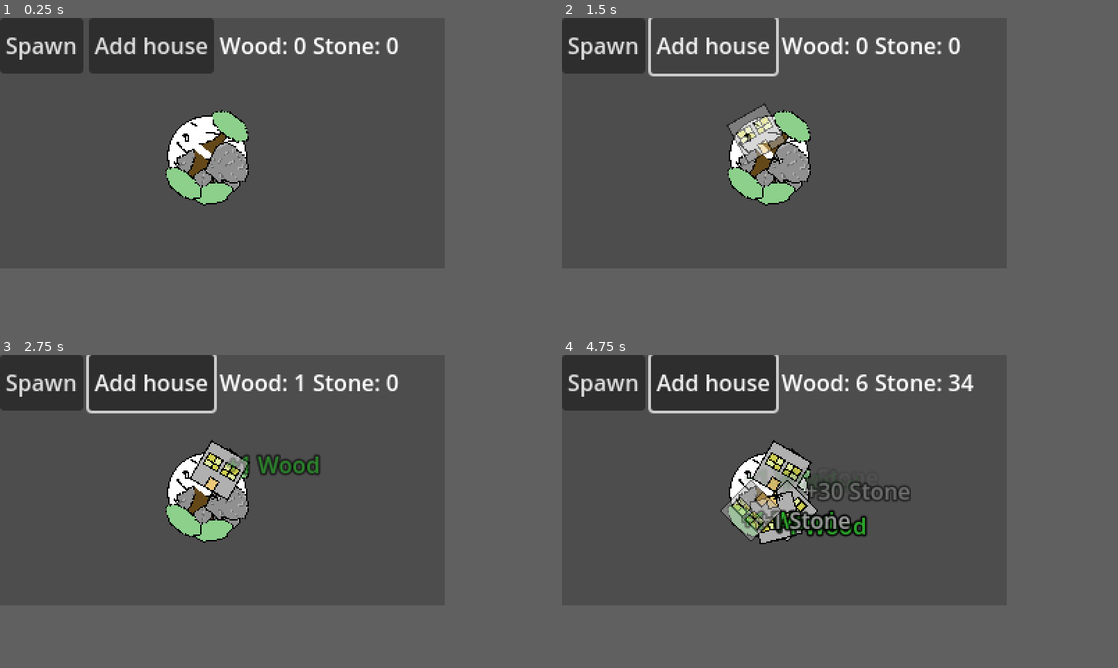
Above: before the commit, frames 1-4 (two rows, left to right).
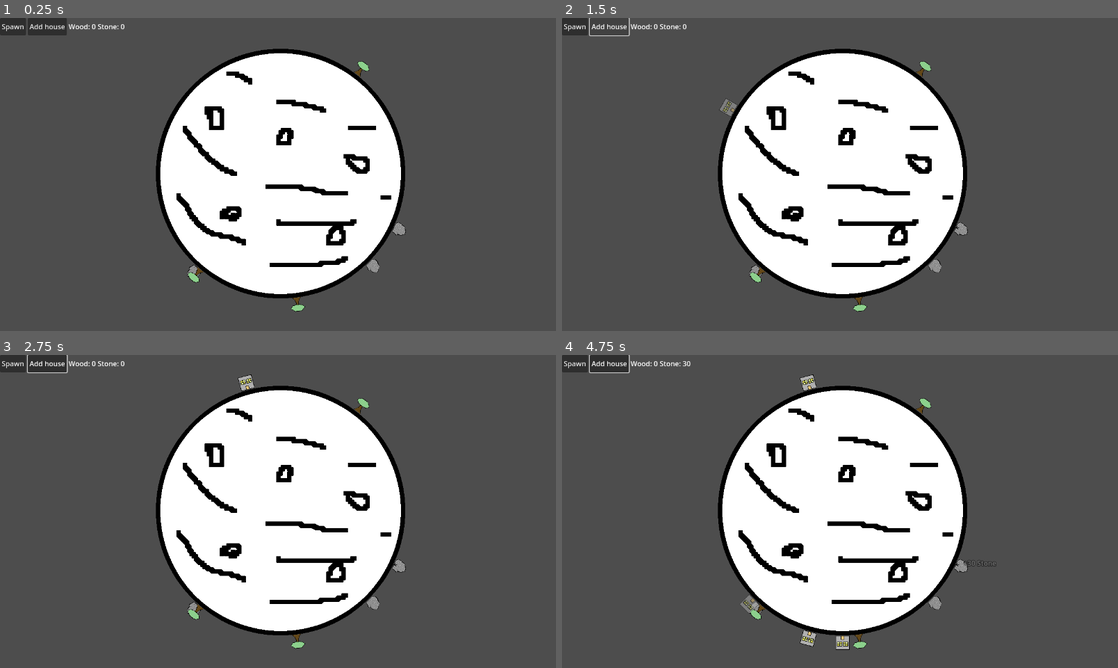
Above: after the commit, the same moments.

Repository: macmist/incremental-game
Game: Godot game, scene res://Scenes/main.tscn
Two runs of this game, one before a commit and one after it. Both use one fixed random seed, a clock stepped at 60 frames per second and the inputs below.
Inputs (mouse positions are in pixels of both pictures, inside the frame that each line leads up to):
- Up to frame 1 (0.25 s): no input
- Up to frame 2 (1.5 s): click "Spawn" at 0.5 s; click "Add house" at 1.25 s
- Up to frame 3 (2.75 s): tap Enter (ui_accept) at 2 s; move the mouse to (222, 470) at 2.02 s; hold Right (move_right) from 2.03 s (still down); click (222, 470) at 2.17 s; tap Space (jump) at 2.27 s
- Up to frame 4 (4.75 s): move the mouse to (789, 508) at 2.77 s; click (789, 508) at 2.92 s; tap Space (jump) at 3.02, 4.52 s; move the mouse to (773, 517) at 3.52 s; release Right (move_right) at 3.53 s; hold Left (move_left) 3.53-4.28 s; click (773, 517) at 3.67 s; move the mouse to (751, 511) at 4.27 s; hold Right (move_right) from 4.28 s (still down); click (751, 511) at 4.42 s
In our replay, the window is 640x360 before the commit and 800x450 after it. These sizes can differ from the game's own. Grey fills any space a smaller window leaves; there, only what the larger window draws over its background counts as a difference.

The runs differ from the first frame. In frame 1, 34% of the frame differs, in the area x 0-73%, y 0-94%; in frame 2, 32%; in frame 3, 35%; in frame 4, 35%, in the area x 0-79%, y 0-95%.

Commit message:
chore: reverted project size + added missing files

Diff:
--- a/Scenes/Forest.tscn
+++ b/Scenes/Forest.tscn
@@ -215,7 +215,6 @@
 
 [node name="Player" type="CharacterBody2D" parent="." node_paths=PackedStringArray("gravity_component", "input_component", "movement_component", "jump_component")]
 position = Vector2(49, 53)
-scale = Vector2(0.359999, 0.320001)
 script = ExtResource("1_enrbd")
 gravity_component = NodePath("GravityComponent")
 input_component = NodePath("InputComponent")
@@ -245,12 +244,13 @@
 position = Vector2(-136.111, -165.624)
 scale = Vector2(2.77779, 3.12499)
 anchor_mode = 0
-limit_left = -1000
-limit_top = -1000
-limit_right = 1000
-limit_bottom = 160
+limit_left = -2000
+limit_top = -2000
+limit_right = 2000
+limit_bottom = 2000
 limit_smoothed = true
 
 [node name="TileMapLayer" type="TileMapLayer" parent="."]
+scale = Vector2(2, 2)
 tile_map_data = PackedByteArray("AAATAAoAAAABAAIAAAATAAkAAAABAAEAAAATAAgAAAABAAAAAAASAAoAAAABAAIAAAASAAkAAAABAAEAAAASAA …(5488 unchanged characters)…
 tile_set = SubResource("TileSet_q3603")
--- a/Scenes/main.tscn
+++ b/Scenes/main.tscn
@@ -21,8 +21,7 @@
 house = ExtResource("4_puitm")
 
 [node name="Planet" type="Sprite2D" parent="."]
-position = Vector2(149, 99)
-scale = Vector2(0.1, 0.1)
+position = Vector2(646, 358)
 texture = ExtResource("4_ssv5k")
 region_rect = Rect2(1000, 1000, 1000, 1000)
 script = ExtResource("5_ykbss")
--- a/Scripts/planet.gd
+++ b/Scripts/planet.gd
@@ -17,7 +17,7 @@
 	get_tree().current_scene.add_child(walker)
 
 	var center = global_position
-	var radius = collision_shape.shape.radius * scale.x
+	var radius = collision_shape.shape.radius * collision_shape.scale.x
 	#var radius = (self.texture.get_size().x * self.scale.x) / 2.0
 	print("radius:", radius)
 
@@ -34,7 +34,7 @@
 
 func get_radius() -> float:
 	var circle = collision_shape.shape as CircleShape2D
-	return circle.radius * scale.x
+	return circle.radius * collision_shape.scale.x
 
 
 func spawn_static_object(scene: PackedScene):
--- a/project.godot
+++ b/project.godot
@@ -21,8 +21,8 @@
 
 [display]
 
-window/size/viewport_width=320
-window/size/viewport_height=180
+window/size/viewport_width=1280
+window/size/viewport_height=720
 window/size/window_width_override=1280
 window/size/window_height_override=720
 window/stretch/mode="viewport"
